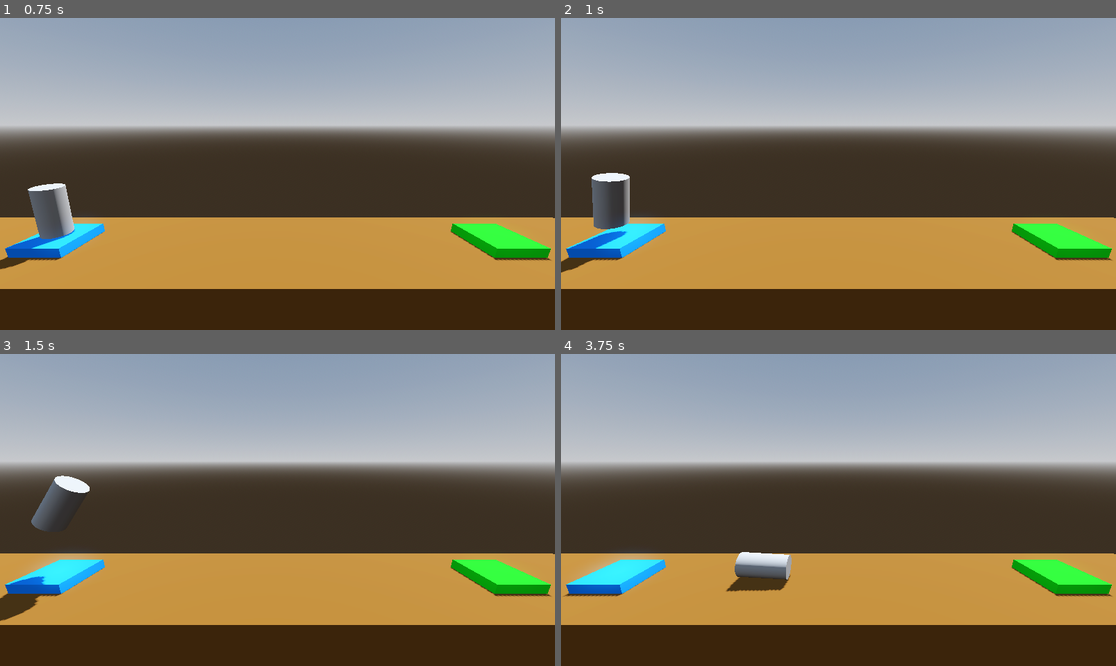
Above: before the commit, frames 1-4 (two rows, left to right).
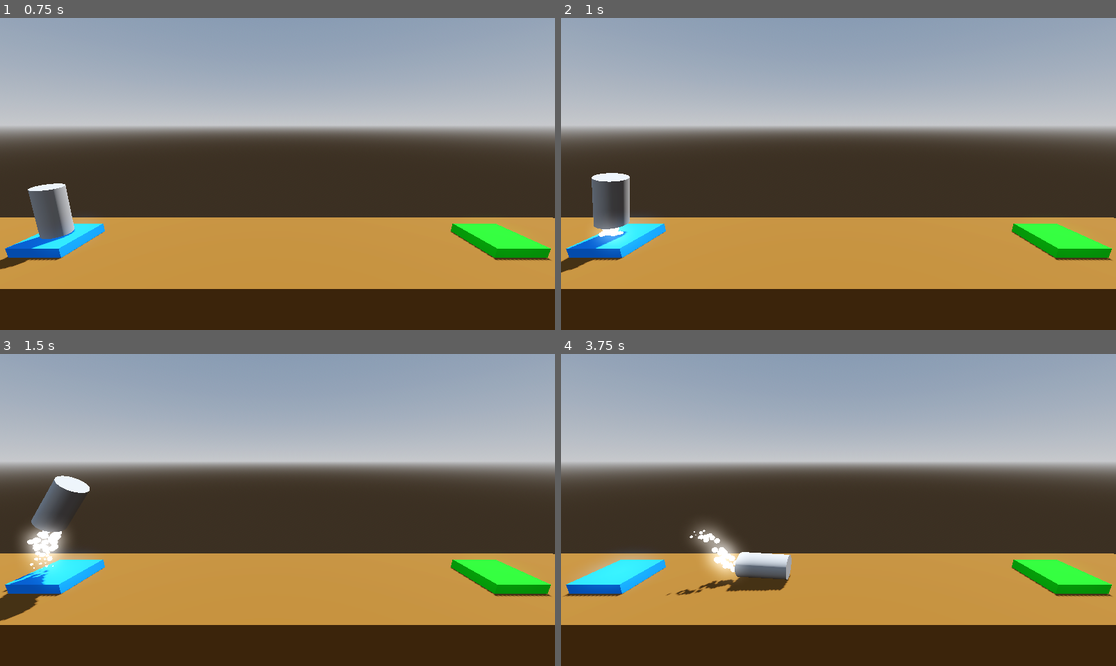
Above: after the commit, the same moments.

Repository: 253asap/projectBoost
Game: Godot game, scene res://Level/level.tscn
Two runs of this game, one before a commit and one after it. Both use one fixed random seed, a clock stepped at 60 frames per second and the inputs below.
Inputs:
- Up to frame 1 (0.75 s): tap Enter at 0.5 s; hold D (rotateRight) from 0.53 s (still down); hold Space (boost) from 0.53 s (still down)
- Up to frame 2 (1 s): keep holding D (rotateRight); keep holding Space (boost)
- Up to frame 3 (1.5 s): release D (rotateRight) at 1.28 s; release Space (boost) at 1.28 s; hold A (rotateLeft) from 1.28 s (still down); tap Space (boost) at 1.35 s
- Up to frame 4 (3.75 s): release A (rotateLeft) at 2.03 s; hold Space (boost) 2.03-2.78 s; hold D (rotateRight) 2.03-3.53 s; tap Space (boost) at 2.85 s; hold A (rotateLeft) from 3.53 s (still down); hold Space (boost) from 3.53 s (still down)

Frame 1 is identical in both runs. In frame 2, 0.3% of the frame differs, in the area x 6-12%, y 64-73%; in frame 3, 1.1%; in frame 4, 1.2%, in the area x 19-34%, y 54-78%.

Commit message:
added particles :D

Diff:
--- a/Player.gd
+++ b/Player.gd
@@ -7,6 +7,9 @@
 @onready var explosionSound := $ExplosionAudio
 @onready var successAudio := $SuccessAudio
 @onready var rocketAudio := $RocketAudio
+@onready var boosterParticles = $BoosterParticles
+@onready var rightBoosterParticles = $RightBoosterParticles
+@onready var leftBoosterParticles = $LeftBoosterParticles
 
 var isTransitioning := false
 
@@ -14,16 +17,24 @@
 func _process(delta: float) -> void:
 	if Input.is_action_pressed("boost"):
 		apply_central_force(basis.y * delta * thrust)
+		boosterParticles.emitting = true
 		if !rocketAudio.playing:
 			rocketAudio.play()
 	else:
+		boosterParticles.emitting = false
 		rocketAudio.stop()
 
 	if Input.is_action_pressed("rotateLeft"):
 		apply_torque(Vector3(0.0, 0.0, torqueThrust * delta))
+		rightBoosterParticles.emitting = true
+	else:
+		rightBoosterParticles.emitting = false
 
 	if Input.is_action_pressed("rotateRight"):
 		apply_torque(Vector3(0.0, 0.0, -torqueThrust * delta))
+		leftBoosterParticles.emitting = true
+	else:
+		leftBoosterParticles.emitting = false
 
 
 func _on_body_entered(body: Node) -> void:
--- /dev/null
+++ b/booster_particles.tscn
@@ -0,0 +1,36 @@
+[gd_scene load_steps=6 format=3 uid="uid://ux6ivcx1ovdp"]
+
+[sub_resource type="Curve" id="Curve_w7ove"]
+_data = [Vector2(0, 1), 0.0, 1.40451, 0, 0, Vector2(1, 0), -2.21649, 0.0, 0, 0]
+point_count = 2
+
+[sub_resource type="CurveTexture" id="CurveTexture_0capg"]
+curve = SubResource("Curve_w7ove")
+
+[sub_resource type="ParticleProcessMaterial" id="ParticleProcessMaterial_fgg2i"]
+direction = Vector3(0, -1, 0)
+spread = 15.0
+initial_velocity_min = 2.0
+initial_velocity_max = 4.0
+gravity = Vector3(0, 0, 0)
+damping_min = 9.0
+damping_max = 9.0
+scale_curve = SubResource("CurveTexture_0capg")
+
+[sub_resource type="StandardMaterial3D" id="StandardMaterial3D_6pwbh"]
+emission_enabled = true
+emission = Color(1, 1, 1, 1)
+emission_energy_multiplier = 2.0
+
+[sub_resource type="SphereMesh" id="SphereMesh_atjxn"]
+material = SubResource("StandardMaterial3D_6pwbh")
+radius = 0.1
+height = 0.2
+radial_segments = 32
+rings = 16
+
+[node name="BoosterParticles" type="GPUParticles3D"]
+amount = 32
+lifetime = 0.5
+process_material = SubResource("ParticleProcessMaterial_fgg2i")
+draw_pass_1 = SubResource("SphereMesh_atjxn")
--- a/player.tscn
+++ b/player.tscn
@@ -1,9 +1,10 @@
-[gd_scene load_steps=7 format=3 uid="uid://ck4pj3q50i6xk"]
+[gd_scene load_steps=8 format=3 uid="uid://ck4pj3q50i6xk"]
 
 [ext_resource type="Script" path="res://Player.gd" id="1_7beyc"]
 [ext_resource type="AudioStream" uid="uid://giq4vg7w3g65" path="res://Audio/SFX - Death Explosion.ogg" id="2_wnpg5"]
 [ext_resource type="AudioStream" uid="uid://dpwyyd7nlnh27" path="res://Audio/SFX - Success.ogg" id="3_fxxqx"]
 [ext_resource type="AudioStream" uid="uid://dt047jfyfv7t3" path="res://Audio/SFX - Main engine thrust.ogg" id="4_c7swc"]
+[ext_resource type="PackedScene" uid="uid://ux6ivcx1ovdp" path="res://booster_particles.tscn" id="5_v32lk"]
 
 [sub_resource type="CylinderMesh" id="CylinderMesh_svoxy"]
 
@@ -36,4 +37,13 @@
 [node name="RocketAudio" type="AudioStreamPlayer3D" parent="."]
 stream = ExtResource("4_c7swc")
 
+[node name="BoosterParticles" parent="." instance=ExtResource("5_v32lk")]
+transform = Transform3D(1, 0, 0, 0, 1, 0, 0, 0, 1, 0, -1, 0)
+
+[node name="RightBoosterParticles" parent="." instance=ExtResource("5_v32lk")]
+transform = Transform3D(1, 0, 0, 0, 1, 0, 0, 0, 1, 0.4, -1, 0)
+
+[node name="LeftBoosterParticles" parent="." instance=ExtResource("5_v32lk")]
+transform = Transform3D(1, 0, 0, 0, 1, 0, 0, 0, 1, -0.4, -1, 0)
+
 [connection signal="body_entered" from="." to="." method="_on_body_entered"]
